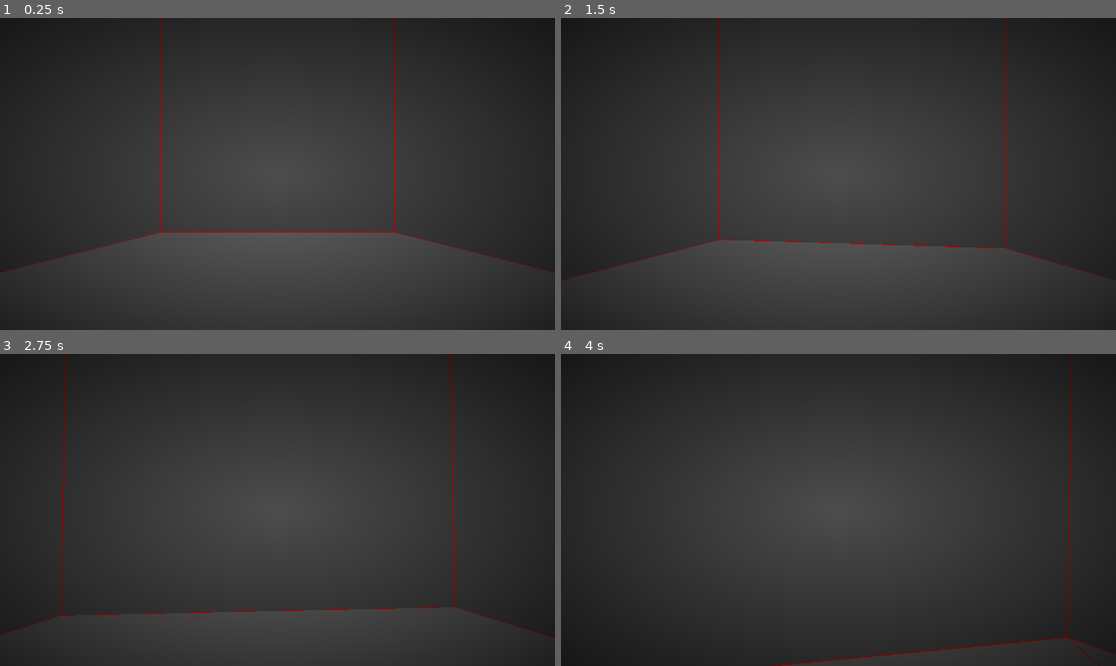
Above: before the commit, frames 1-4 (two rows, left to right).
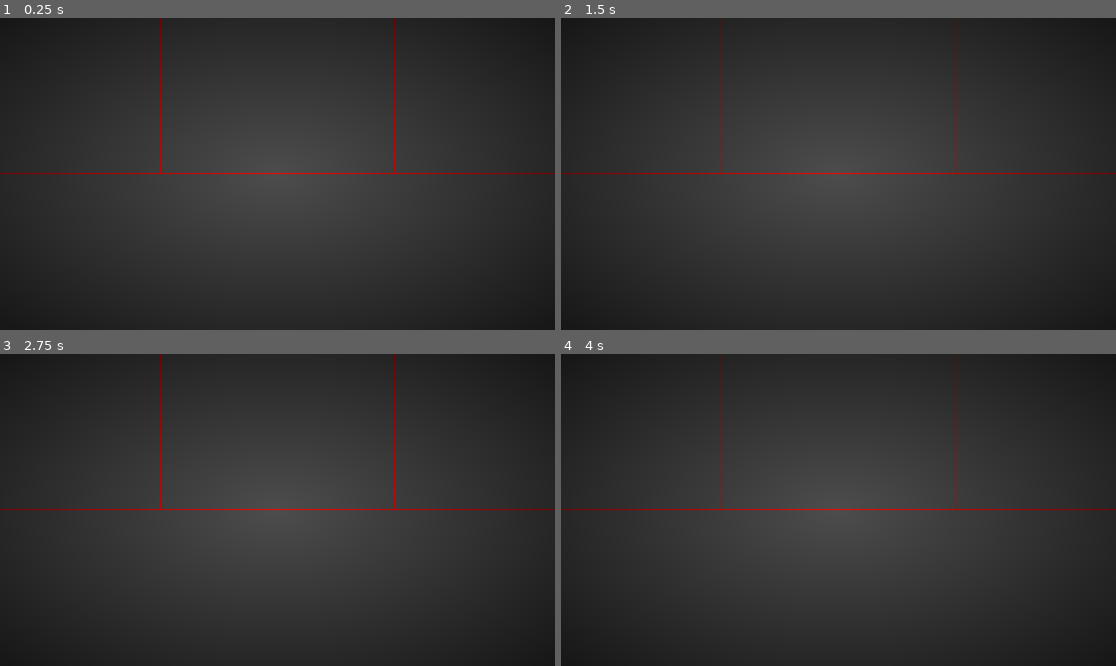
Above: after the commit, the same moments.

Repository: anomalou/eternal-library
Game: Godot game, scene res://Scenes/Root.tscn
The game is run twice, just before and just after one commit, with the same random seed, the same clock (stepped at 60 frames per second) and the same inputs.
Inputs (mouse positions are in pixels of both pictures, inside the frame that each line leads up to):
- Up to frame 1 (0.25 s): no input
- Up to frame 2 (1.5 s): tap Enter at 0.5 s; move the mouse to (866, 174) at 0.52 s; hold W (up) from 0.53 s (still down); move the mouse to (810, 174) at 1.27 s
- Up to frame 3 (2.75 s): keep holding W (up); move the mouse to (288, 503) at 2.02 s
- Up to frame 4 (4 s): keep holding W (up); move the mouse to (832, 516) at 2.77 s; move the mouse to (877, 513) at 3.52 s

The runs differ from the first frame. In frame 1, 0.9% of the frame differs, in the area x 0-100%, y 49-82%; in frame 2, 1.3%, in the area x 0-100%, y 0-85%; in frame 3, 1.3%; in frame 4, 1.2%.

Commit message:
added debug camera

Diff:
--- a/Scenes/Root.tscn
+++ b/Scenes/Root.tscn
@@ -1,8 +1,9 @@
-[gd_scene load_steps=5 format=3 uid="uid://busuj7ik35y8"]
+[gd_scene load_steps=6 format=3 uid="uid://busuj7ik35y8"]
 
 [ext_resource type="Script" uid="uid://c6k4ay6r0w556" path="res://Scripts/game_master.gd" id="1_a5hps"]
 [ext_resource type="Script" uid="uid://dk1u4q6a7iphx" path="res://Shaders/vignette_shader.gd" id="3_sxhdm"]
 [ext_resource type="Shader" uid="uid://cidfo8ltamdor" path="res://Shaders/vignette_posteffect.gdshader" id="4_oss8w"]
+[ext_resource type="Script" uid="uid://c7q0vlrpfnn16" path="res://Scripts/Debug/observer.gd" id="4_sxhdm"]
 
 [sub_resource type="ShaderMaterial" id="ShaderMaterial_sxhdm"]
 shader = ExtResource("4_oss8w")
@@ -44,6 +45,14 @@
 script = ExtResource("1_a5hps")
 metadata/_custom_type_script = "uid://c6k4ay6r0w556"
 
+[node name="Debugger" type="Node" parent="Control/ControlContainer/WorldRenderer"]
+
 [node name="DirectionalLight3D" type="DirectionalLight3D" parent="Control/ControlContainer/WorldRenderer"]
 transform = Transform3D(1, 0, 0, 0, 1, 0, 0, 0, 1, 0, 150, 0)
 shadow_enabled = true
+
+[node name="DebugCamera" type="Node3D" parent="Control/ControlContainer/WorldRenderer"]
+script = ExtResource("4_sxhdm")
+
+[node name="FPV" type="Camera3D" parent="Control/ControlContainer/WorldRenderer/DebugCamera"]
+current = true
--- /dev/null
+++ b/Scripts/Debug/observer.gd
@@ -0,0 +1,26 @@
+extends Node3D
+class_name Observer
+
+var speed : float = 1.0
+@export var mouse_sens : float = 0.003
+var is_rotate = false
+
+var _look_x : float = 0.0
+
+@onready var _camera : Camera3D = $FPV
+
+func _input(event: InputEvent) -> void:
+	if is_rotate:
+		Input.mouse_mode = Input.MOUSE_MODE_CAPTURED
+	else:
+		Input.mouse_mode = Input.MOUSE_MODE_VISIBLE
+
+	if event is InputEventMouseButton:
+		if event.button_index == MouseButton.MOUSE_BUTTON_RIGHT:
+			is_rotate = event.pressed
+
+	if event is InputEventMouseMotion and is_rotate:
+		rotate_y(-event.relative.x * mouse_sens)
+		_look_x -= event.relative.y * mouse_sens
+		_look_x = clamp(_look_x, -1.5, 1.5)
+		_camera.rotation.x = _look_x
--- a/Scripts/game_master.gd
+++ b/Scripts/game_master.gd
@@ -14,4 +14,4 @@
 
 	game_session.init_subsystems()
 	game_session.generate_world()
-	game_session.create_player()
+	#game_session.create_player()
Not shown, added: Scripts/Debug/observer.gd.uid
